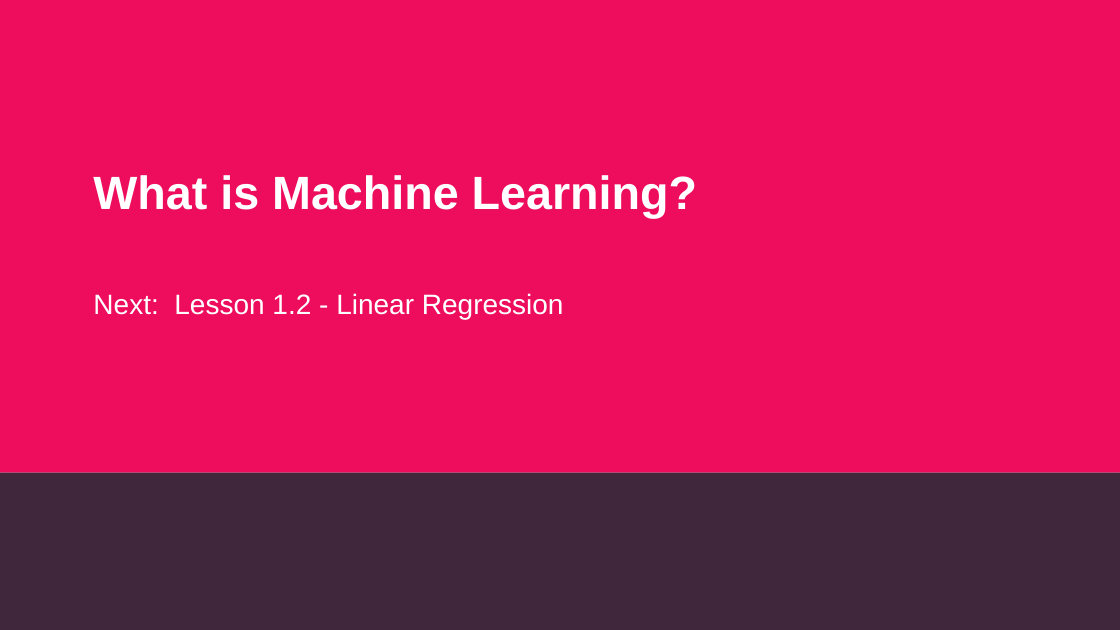
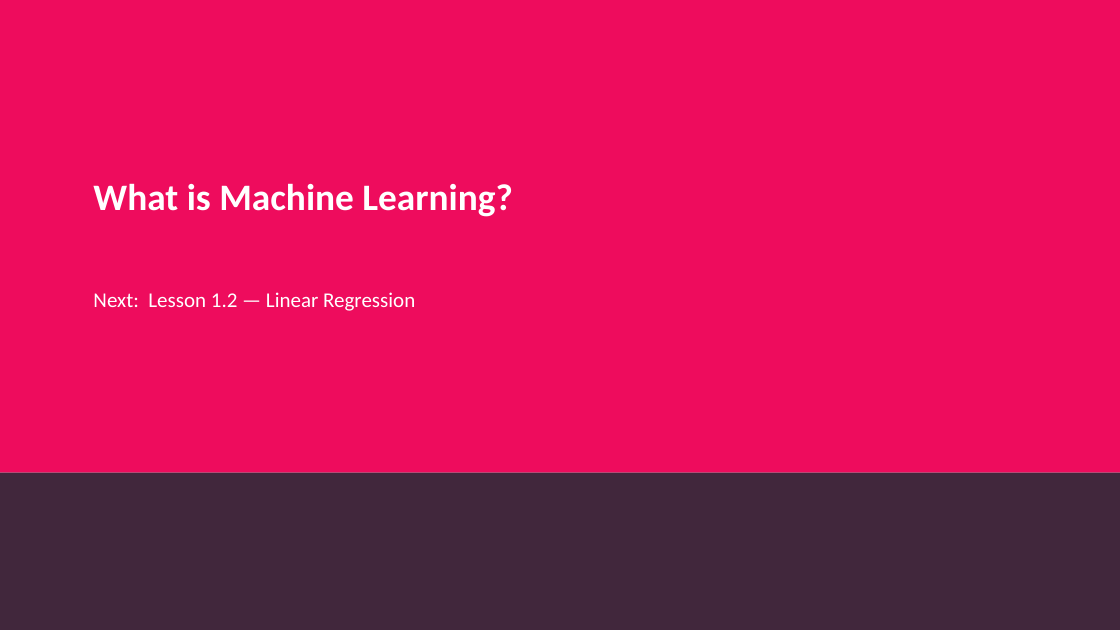
Before and after one commit to alshawwaf/ai-basic-training, a slide deck: slide 29 of stage1_classic_ml/01_what_is_ml/Lecture-1-What-is-ML.pptx (slide 28 before the commit). Drawn at 1120x630 pixels with LibreOffice and Linux fonts; fonts in the diff are those of the drawing; background and template pictures are left out. Boxes give left, top, right and bottom in pixels: in the first picture for what was removed or moved away, otherwise in the second. Text is boxed around its words. In the diff, an @@ line names an element or a change of style, - is before the commit and + after.

Commit message:
Apply Calibri font and bold headers to all 17 lectures; improve Lecture 1
- All lectures: switched every text run to Calibri, made slide titles bold
- Lecture 1: rebuilt with 29 slides (was 28), 14 images (was 13)
  - Added new Real-World Example slide (phishing URL detection pipeline)
  - Improved vocabulary slide with bold term/definition formatting
  - Better bullet hierarchy with colour-coded categories
  - All matplotlib charts regenerated with Calibri labels

```diff
--- a/stage1_classic_ml/01_what_is_ml/Lecture-1-What-is-ML.pptx
+++ b/stage1_classic_ml/01_what_is_ml/Lecture-1-What-is-ML.pptx
@@ text "What is Machine Learning?" at (93, 183, 512, 217): size 40 to 32 pt, font Arial to Calibri @@
@@ text at (93, 292, 415, 311): text changed; size 24 to 18 pt; font Arial to Calibri @@
-Next: Lesson 1.2 - Linear Regression
+Next: Lesson 1.2 — Linear Regression
```
Also in this commit, not shown: 27 other slides changed, 1 slide added, 16 other files.
